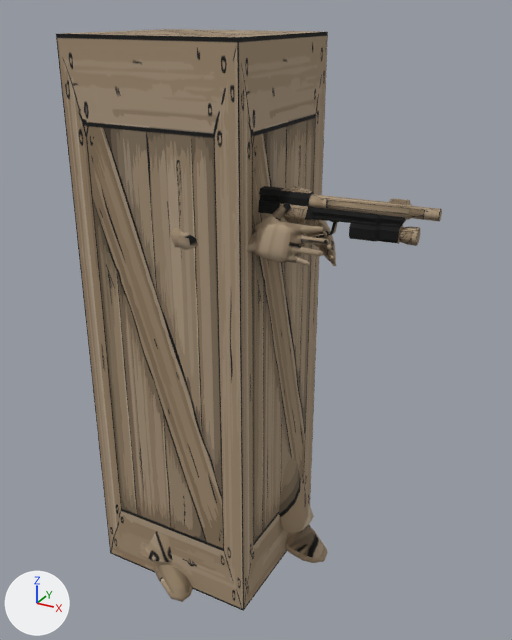
The OBJ model Assets/ObjModels/MainCharacterPosed.obj as it was, and as the next commit left it.
Both versions are drawn from a camera (50 mm lens) standing at (3.24, -4.95, 5.05) and looking at (0.54, -0.05, 2.6). The axes (+X, +Y, +Z) are drawn at lower left. The lights are the same throughout. Where no turn or scale is listed for an object, it has been applied to the vertices.

Objects in the first picture: 'MainCharacterPosed'.
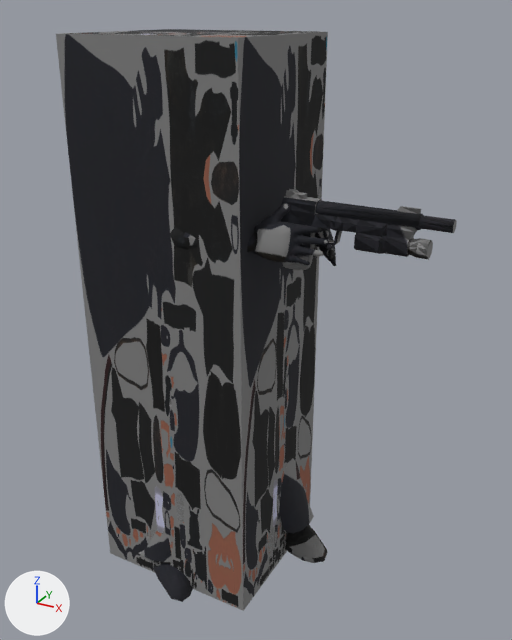
The change, as a list of edits to the scene's bpy script:
```text
Add img_maincharacter_albedo_1024_png:
    img_maincharacter_albedo_1024_png = load_image('MainCharacter_albedo_1024.png', '../Textures/MainCharacter_albedo_1024.png', 1024, 1024, 'sRGB')
Add mat_maincharacter:
    mat_maincharacter = principled_material('MainCharacter')
    mat_maincharacter.texture = img_maincharacter_albedo_1024_png
    mat_maincharacter.roughness = 0.9
Change me_maincharacterposed:
    used by ob_maincharacterposed; location = (0.0, 0.0, 0.0)
    remove me_maincharacterposed.from_pydata(...)  # 5250 vertices, 10304 faces; spans x -0.78..2.08, y -0.92..0.84, z -0.03..4.88
    add me_maincharacterposed.from_pydata(...)  # 5080 vertices, 9960 faces; spans x -0.78..2.2, y -0.92..0.84, z -0.03..4.88
    me_maincharacterposed part 1: a new loose piece of 26 vertices spanning x 0.98..1.11, y -0.39..-0.32, z 3.79..3.84, in mat_maincharacter (picture img_maincharacter_albedo_1024_png)
    me_maincharacterposed part 2: the loose piece of 16 vertices spanning x 1.08..1.22, y -0.36..-0.33, z 3.58..3.66 is deleted
    me_maincharacterposed part 3: the loose piece of 8 vertices spanning x 1.71..1.86, y -0.3..-0.28, z 3.82..3.86 is deleted
    me_maincharacterposed part 4: 29 vertices moved from x 0.97..1.94, y -0.41..-0.22, z 3.34..3.71 to x 0.98..1.98, y -0.41..-0.28, z 3.25..3.8; 384 vertices removed from x 0.1..2.08, y -0.5..-0.21, z 3.34..3.87; 196 vertices added at x 0.95..2.2, y -0.46..-0.26, z 3.25..3.83
    me_maincharacterposed part 5: 22 kept faces spanning x 0.25..1.98, y -0.41..0.03, z 3.25..4.17 get new texture (UV) coordinates
    me_maincharacterposed part 6: 9462 faces spanning x -0.78..1.98, y -0.92..0.84, z -0.03..4.88 switch from mat_21___default (picture img_rts_crate_png) to mat_maincharacter (picture img_maincharacter_albedo_1024_png)
```

Changed parts and their boxes (x1, y1, x2, y2) in the pictures (512 x 640 px; the box of a moved part takes in the faces that stretch with it):
'MainCharacterPosed', reshaped: before (56, 29, 442, 611); after (56, 29, 457, 611)
part 1 of me_maincharacterposed, added: after (286, 189, 307, 199)
part 2 of me_maincharacterposed, deleted: before (306, 220, 318, 226)
part 3 of me_maincharacterposed, deleted: before (388, 198, 410, 205)
part 4 of me_maincharacterposed, moved or reshaped: before (258, 186, 442, 257); after (281, 196, 457, 270)
part 5 of me_maincharacterposed, surface changed: before (314, 215, 416, 246); after (373, 221, 420, 230)
part 6 of me_maincharacterposed, recoloured (brown to black): (56, 29, 336, 611) in both
